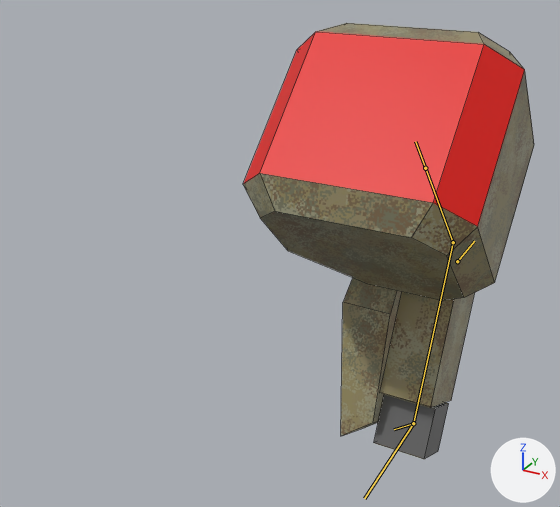
Two versions of the Blender file resources/mechparts/armr/mech_armr10.blend, one commit apart.
Before and after are seen from a camera (50 mm lens) standing at (0.281, -1.407, 0.454) and looking at (-0.377, -0.212, -0.144). Arrows for +X, +Y and +Z are at lower right; the lights stay in place. Both versions are drawn at frame 16 of the action 'melee'; the numbers are the values there. The bones that bend it are drawn over the model as lines. Mesh edges are drawn as thin lines.

In view in the first picture: 'arm'.
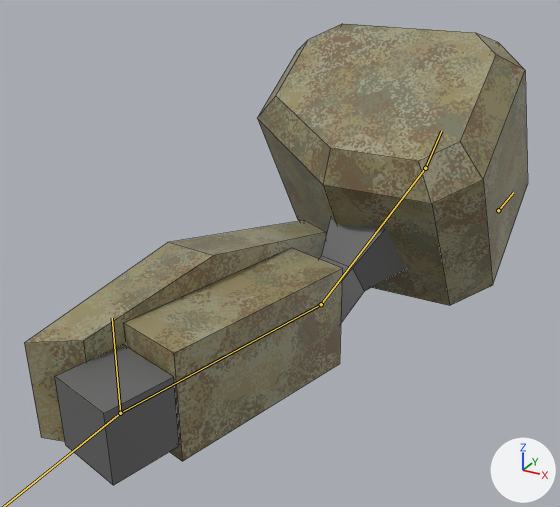
Boxes (x1, y1, x2, y2) around the edits, measured in the pictures (560 x 507 px):
'arm', posed (73% wider): before (243, 23, 534, 459); after (24, 24, 528, 485)
bone 'arm_ik_pole', root to tip: before (457, 261) to (474, 241); after (498, 210) to (513, 192)

The edits, one by one:
Bone 'arm_ik_pole' (bone_arm_ik_pole) moves from (0.0, 0.0, 0.0) to (0.083, 0.0, 0.146).
Bone 'arm_ik_target' (bone_arm_ik_target) moves from (0.0, -0.062, 0.089) to (0.2, 0.7, 0.521).
